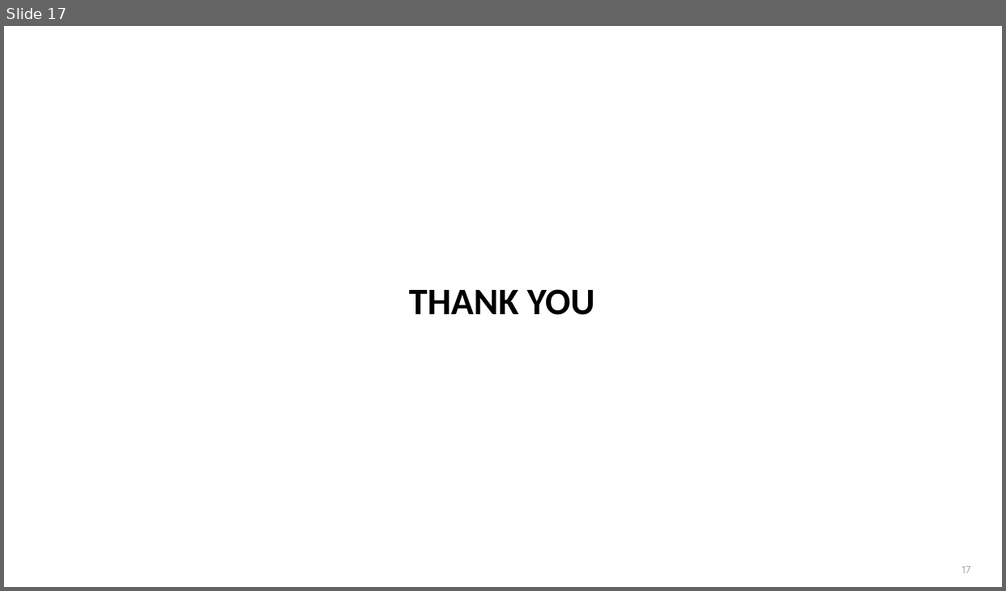
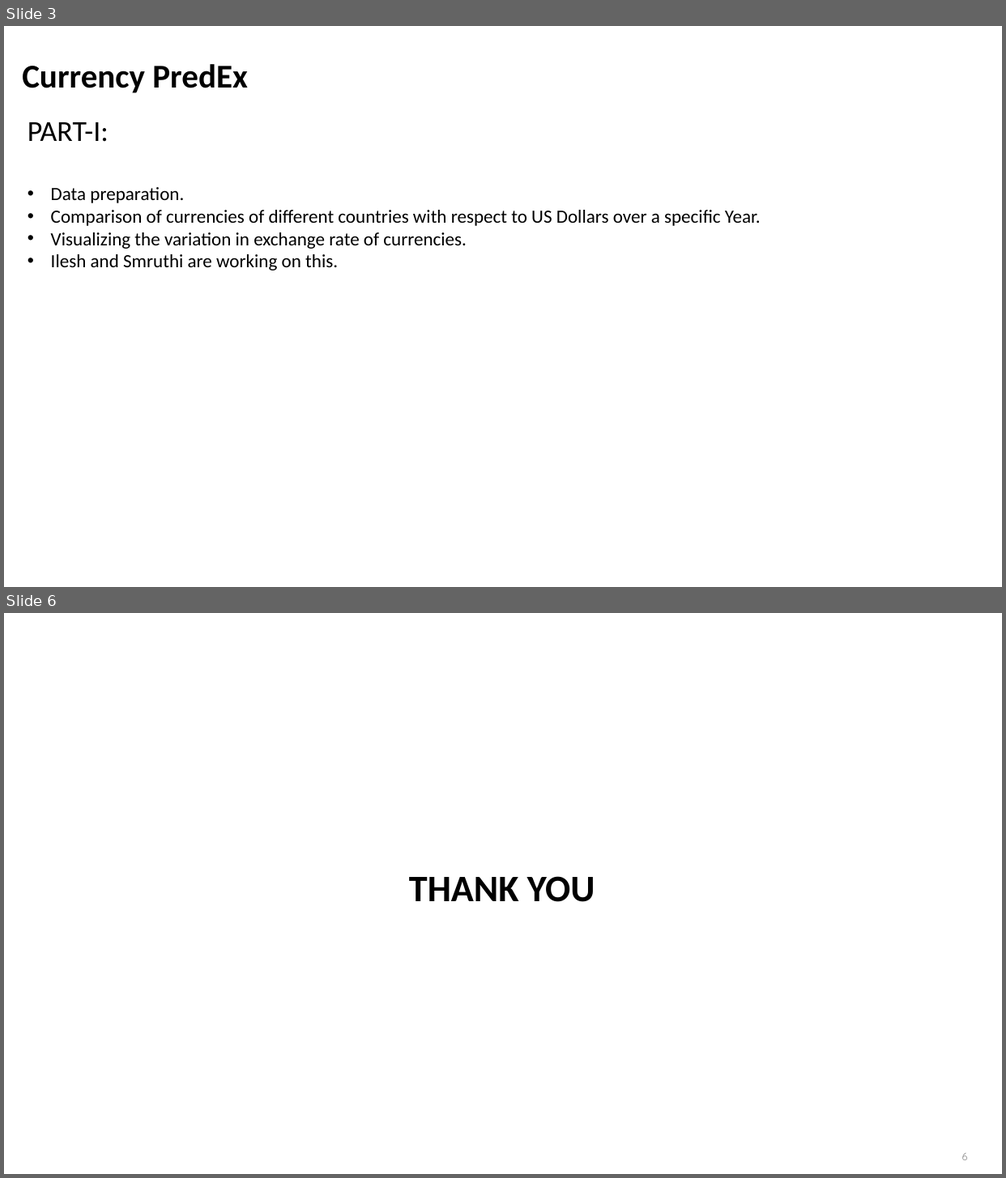
Before and after one commit to chiranthhd1/Forex-visualization-Python-, a slide deck: PyProject.pptx. Shown one above the other, each under a label of ours: slide 17 before the commit, slides 3 and 6 after it; the slides between them are not shown. The pictures are 1006x591 and 1006x1178 pixels, drawn with LibreOffice and Linux fonts; fonts in the diff are those of the drawing; background and template pictures are left out. Boxes give left, top, right and bottom in pixels: in the first picture for what was removed or moved away, otherwise in the second. Text is boxed around its words. In the diff, an @@ line names an element or a change of style, - is before the commit and + after.

```diff
--- a/PyProject.pptx
+++ b/PyProject.pptx
@@ slide 3 added at [4, 26, 1002, 587], background #FFFFFF @@
@@ text added at [22, 64, 248, 93], 32 pt, text #000000, bold @@
+Currency PredEx
@@ text added at [27, 122, 761, 271], 18 pt, text #000000 @@
+PART-I:
+• Data preparation.
+• Comparison of currencies of different countries with respect to US Dollars over a specific Year.
+• Visualizing the variation in exchange rate of currencies.
+• Ilesh and Smruthi are working on this.
@@ what was slide 17 is now slide 6 @@
@@ page number at [962, 1153, 968, 1161]: text changed @@
-17
+6
```
Also in this commit, not shown: 1 slide changed, 3 other slides added, 15 slides removed.
